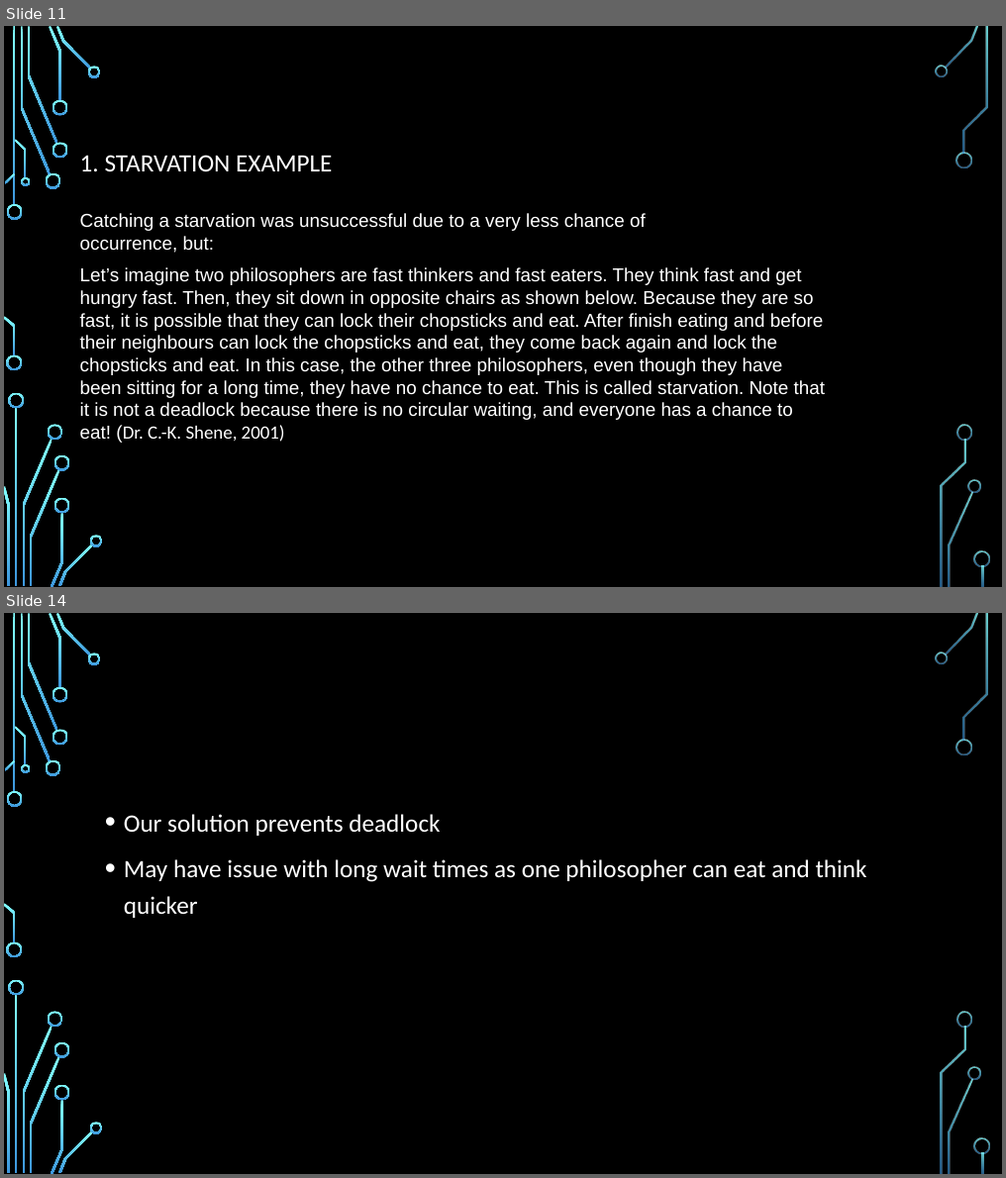
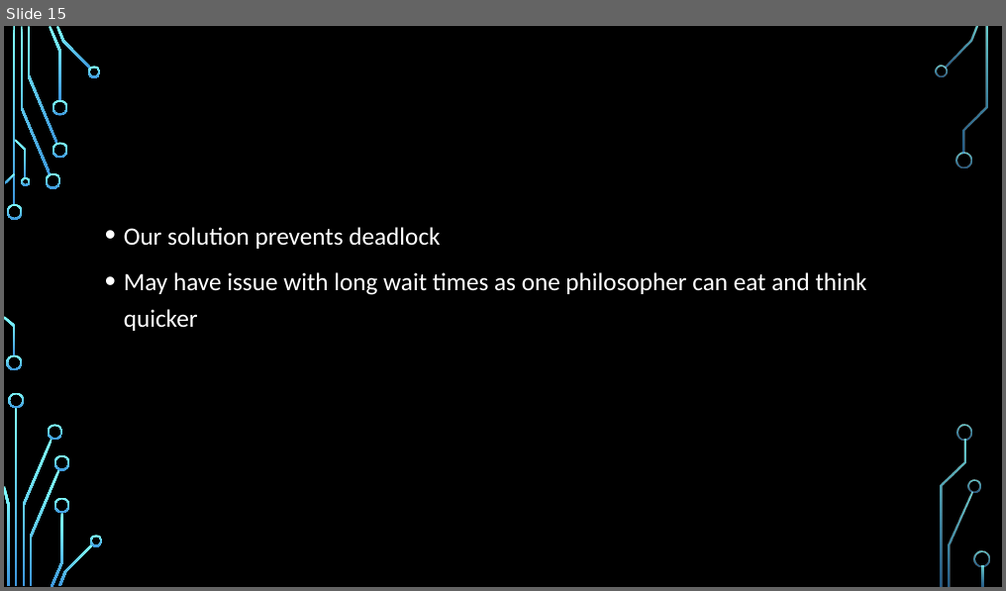
Before and after one commit to StevenKelly99/Stressfree-Pets, a slide deck: final_Presentation_New.pptx. Shown one above the other, each under a label of ours: slides 11 and 14 before the commit, slide 15 after it; the slides between them are not shown. The pictures are 1006x1178 and 1006x591 pixels, drawn with LibreOffice and Linux fonts; fonts in the diff are those of the drawing; background and template pictures are left out. Boxes give left, top, right and bottom in pixels: in the first picture for what was removed or moved away, otherwise in the second. Text is boxed around its words. In the diff, an @@ line names an element or a change of style, - is before the commit and + after.

```diff
--- a/final_Presentation_New.pptx
+++ b/final_Presentation_New.pptx
@@ slide 11 removed at bbox=[4, 26, 1002, 587], background picture (left out); not listed: 36 template elements that a slide beside it also shows @@
@@ text removed at bbox=[80, 155, 332, 172] @@
-1. STARVATION EXAMPLE
@@ text removed at bbox=[80, 213, 646, 253] @@
-Catching a starvation was unsuccessful due to a very less chance of occurrence, but:
@@ text removed at bbox=[80, 268, 826, 420] @@
-Let’s imagine two philosophers are fast thinkers and fast eaters. They think fast and get hungry fast. Then, they sit down in opposite chairs as shown below. Because they are so fast, it is possible that they can lock their chopsticks and eat. After finish eating and before their neighbours can lock the chopsticks and eat, they come back again and lock the chopsticks and eat. In this case, the other three philosophers, even though they have been sitting for a long time, they have no chance to eat. This is called starvation. Note that it is not a deadlock because there is no circular waiting, and everyone has a chance to eat! (Dr. C.-K. Shene, 2001)
@@ text removed at bbox=[479, 268, 511, 281] @@
-ANALYSIS AND RESULTS:
@@ what was slide 14 is now slide 15 @@
```
Also in this commit, not shown: 3 slides changed, 2 slides added.
